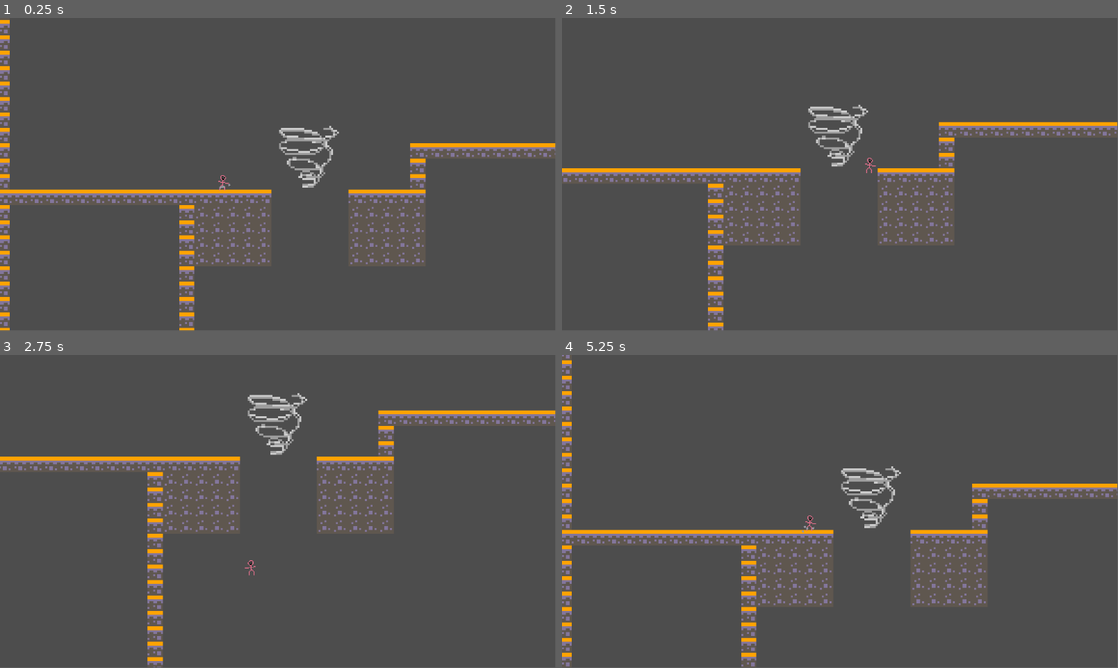
Above: before the commit, frames 1-4 (two rows, left to right).
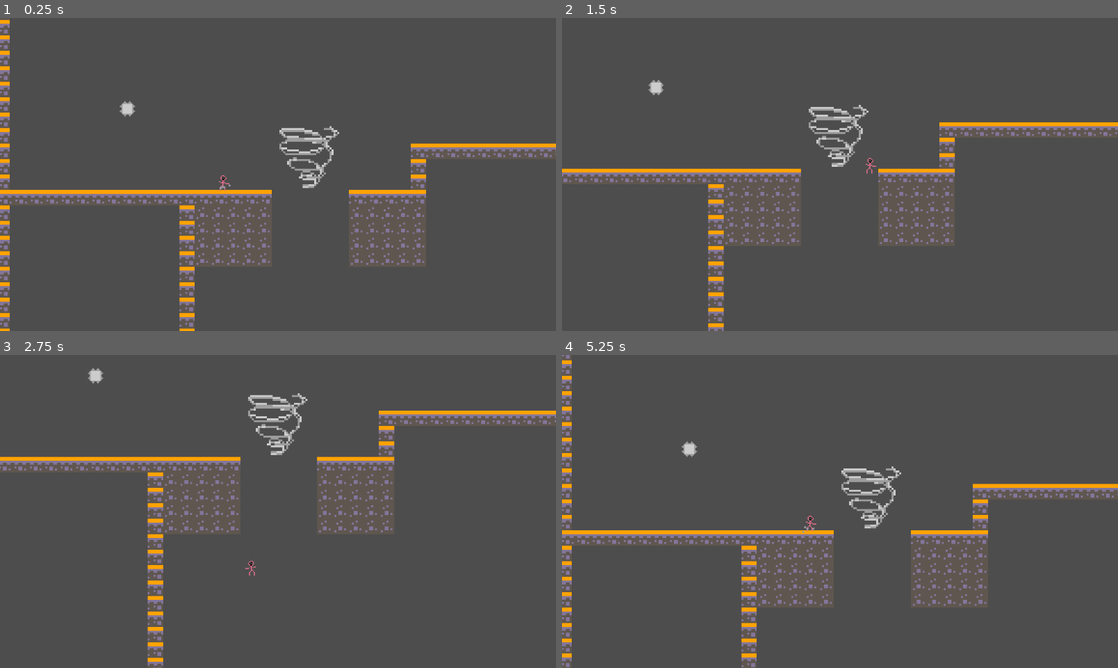
Above: after the commit, the same moments.

Repository: Miles-Miles2/2024Brackeys
Game: Godot game, scene res://Scenes/quicksand_test.tscn
The game is run twice, just before and just after one commit, with the same random seed, the same clock (stepped at 60 frames per second) and the same inputs. This scene is started directly instead of the project's main scene.
Inputs:
- Up to frame 1 (0.25 s): no input
- Up to frame 2 (1.5 s): hold D (move_right) from 0.53 s (still down); tap Shift (dash) at 0.6, 1.35 s; tap W (jump) at 0.77 s
- Up to frame 3 (2.75 s): tap W (jump) at 1.52 s; release D (move_right) at 2.03 s; hold A (move_left) from 2.03 s (still down); tap Shift (dash) at 2.1 s
- Up to frame 4 (5.25 s): release A (move_left) at 2.78 s; hold D (move_right) 2.78-4.28 s; tap Shift (dash) every 0.75 s from 2.85 to 5.1 s; tap W (jump) at 3.02, 3.77, 4.52 s; tap Enter at 4.25 s; hold A (move_left) 4.28-5.03 s; tap R (reset) at 5 s; hold D (move_right) from 5.03 s (still down)
In our replay, the window is 799x449 before the commit and 800x450 after it. These sizes can differ from the game's own. Grey fills any space a smaller window leaves; there, only what the larger window draws over its background counts as a difference.

The runs differ from the first frame. In frame 1, 2.5% of the frame differs, in the area x 0-100%, y 11-100%; in frame 2, 2.2%; in frame 3, 2.0%; in frame 4, 2.6%, in the area x 0-100%, y 12-100%.

Commit message:
added spike block

Diff:
--- a/Scenes/quicksand_test.tscn
+++ b/Scenes/quicksand_test.tscn
@@ -1,9 +1,10 @@
-[gd_scene load_steps=6 format=3 uid="uid://cl81ogok40y0b"]
+[gd_scene load_steps=7 format=3 uid="uid://cl81ogok40y0b"]
 
 [ext_resource type="TileSet" uid="uid://cvybiv4kqocla" path="res://Assets/pico8.tres" id="1_hbjor"]
 [ext_resource type="PackedScene" uid="uid://cyl81q57f0qx2" path="res://Scenes/camera.tscn" id="2_apwla"]
 [ext_resource type="PackedScene" uid="uid://dmrjvpo3pd0qh" path="res://Assets/player.tscn" id="3_byio2"]
 [ext_resource type="PackedScene" uid="uid://d1j42vl11vors" path="res://Scenes/whirlwind.tscn" id="4_7f0cn"]
+[ext_resource type="PackedScene" uid="uid://dw4ktyk1uh5dj" path="res://Scenes/spike_block.tscn" id="5_3bib3"]
 
 [sub_resource type="RectangleShape2D" id="RectangleShape2D_u4g8r"]
 size = Vector2(34, 34)
@@ -36,3 +37,6 @@
 
 [node name="suckPosition" type="Node2D" parent="whirlwind"]
 position = Vector2(3, 35)
+
+[node name="SpikeBlock" parent="." instance=ExtResource("5_3bib3")]
+position = Vector2(-27, -26)
--- /dev/null
+++ b/Scenes/spike_block.tscn
@@ -0,0 +1,27 @@
+[gd_scene load_steps=5 format=3 uid="uid://dw4ktyk1uh5dj"]
+
+[ext_resource type="Texture2D" uid="uid://c67vii4lp7pgw" path="res://Assets/spike.png" id="1_avh7w"]
+[ext_resource type="PackedScene" uid="uid://bovq5nweho4yv" path="res://Scenes/killzone.tscn" id="2_co3yv"]
+[ext_resource type="Script" path="res://Scipts/spike_block.gd" id="2_ud0hr"]
+
+[sub_resource type="RectangleShape2D" id="RectangleShape2D_gqt67"]
+size = Vector2(16, 16)
+
+[node name="SpikeBlock" type="Sprite2D"]
+texture_filter = 1
+scale = Vector2(0.5, 0.5)
+texture = ExtResource("1_avh7w")
+script = ExtResource("2_ud0hr")
+
+[node name="killzone" parent="." instance=ExtResource("2_co3yv")]
+
+[node name="CollisionShape2D" type="CollisionShape2D" parent="killzone"]
+shape = SubResource("RectangleShape2D_gqt67")
+
+[node name="collision" type="Area2D" parent="."]
+
+[node name="CollisionShape2D2" type="CollisionShape2D" parent="collision"]
+shape = SubResource("RectangleShape2D_gqt67")
+
+[connection signal="body_entered" from="killzone" to="." method="_on_killzone_body_entered"]
+[connection signal="body_entered" from="collision" to="." method="_on_collision_body_entered"]
--- a/Scipts/player.gd
+++ b/Scipts/player.gd
@@ -36,7 +36,6 @@
 
 
 func _physics_process(delta):
-	print(movementModifiers)
 	if len(movementModifiers) == 0:
 		normalMovement = true
 	else:
--- /dev/null
+++ b/Scipts/spike_block.gd
@@ -0,0 +1,43 @@
+extends Sprite2D
+
+
+@onready var player: CharacterBody2D
+var cooldown: float = 0
+
+
+func _ready() -> void:
+	player = get_tree().get_nodes_in_group("player")[0]
+	print(player.name)
+
+var vel: Vector2 = Vector2(0,0)
+var dir: Vector2 = Vector2.ZERO
+
+func _physics_process(delta: float) -> void:
+	if cooldown > 0:
+		cooldown -= delta
+
+	if dir == Vector2.ZERO and cooldown <= 0:
+		if abs(position.x - player.position.x) < 10:
+			cooldown += 5
+			if position.y > player.position.y:
+				dir = Vector2(0, -1)
+			else:
+				dir = Vector2(0,1)
+		elif abs(position.y - player.position.y) < 10:
+			cooldown += 5
+			if position.x > player.position.x:
+				dir = Vector2(-1, 0)
+			else:
+				dir = Vector2(1, 0)
+	vel += dir * 0.1
+
+	vel = vel.clamp(Vector2(-10, -10), Vector2(10, 10))
+
+	position += vel
+
+
+func _on_collision_body_entered(body: Node2D) -> void:
+	print("collided")
+	position -= vel
+	vel = Vector2.ZERO
+	dir = Vector2.ZERO
--- a/project.godot
+++ b/project.godot
@@ -14,6 +14,10 @@
 run/main_scene="res://Scenes/test.tscn"
 config/features=PackedStringArray("4.2", "GL Compatibility")
 config/icon="res://icon.svg"
+
+[display]
+
+window/stretch/mode="viewport"
 
 [dotnet]
 
Binary file added: Assets/spike.png
Not shown, added: Assets/spike.png.import
